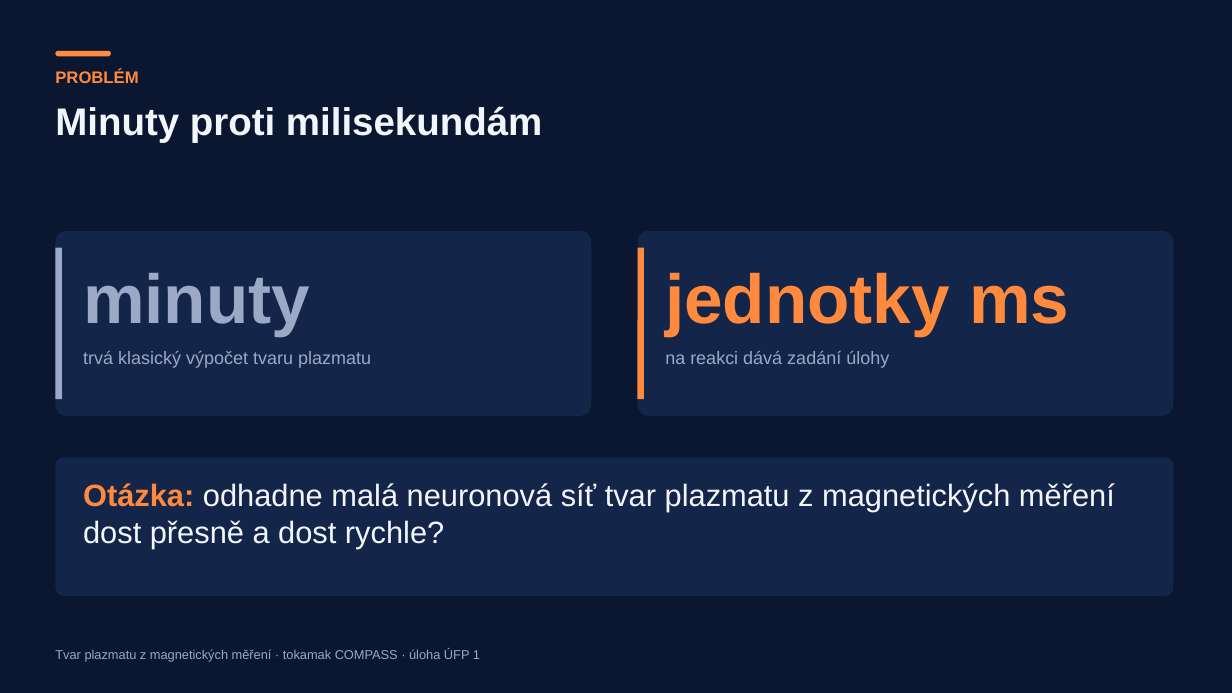
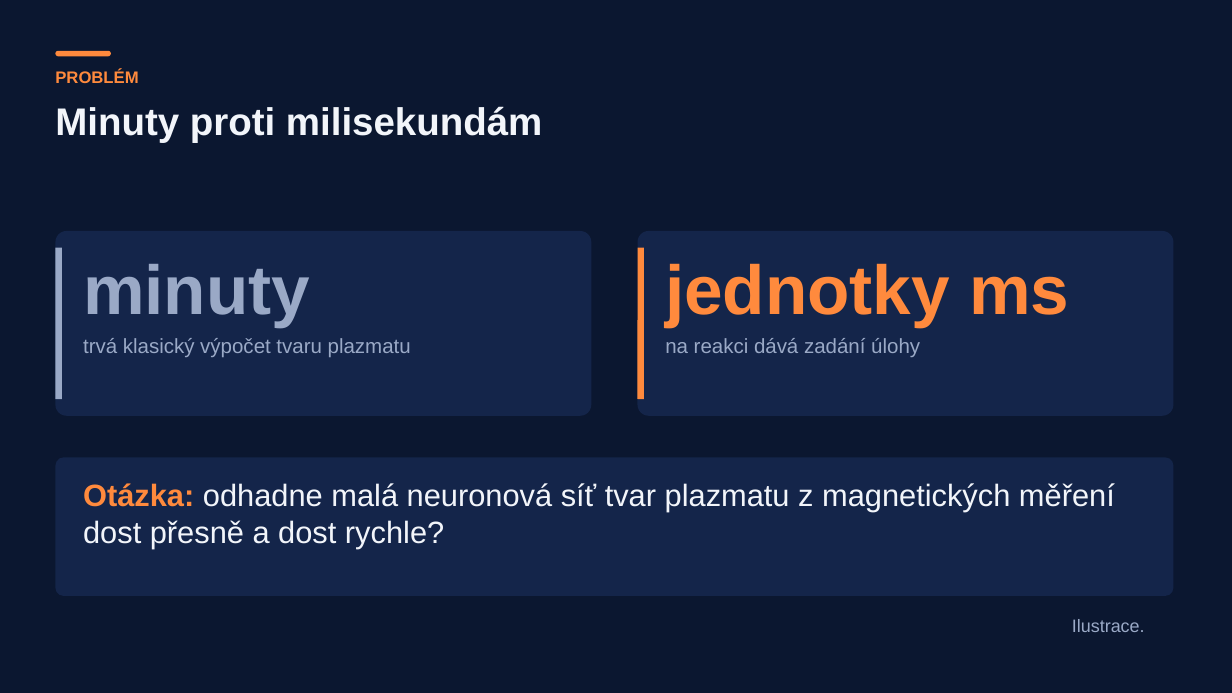
Before and after one commit to mschiller890/hackathon, a slide deck: slide 2 of presentation/deck/slides.pptx. Drawn at 1232x693 pixels with LibreOffice and Linux fonts; fonts in the diff are those of the drawing; background and template pictures are left out. Boxes give left, top, right and bottom in pixels: in the first picture for what was removed or moved away, otherwise in the second. Text is boxed around its words. In the diff, an @@ line names an element or a change of style, - is before the commit and + after.

```diff
--- a/presentation/deck/slides.pptx
+++ b/presentation/deck/slides.pptx
@@ text "minuty": place and size @@
-text "minuty" at (83,273,310,336)
+text "minuty" at (83,264,310,326)
@@ text "jednotky ms": place and size @@
-text "jednotky ms" at (665,272,1069,336)
+text "jednotky ms" at (665,263,1069,326)
@@ text "trvá klasický výpočet tvaru plazmatu" at (83,338,411,357): size 14 to 16 pt @@
@@ text "trvá klasický výpočet tvaru plazmatu": place and size @@
-text "trvá klasický výpočet tvaru plazmatu" at (83,351,371,368)
+text "trvá klasický výpočet tvaru plazmatu" at (83,338,411,357)
@@ text "na reakci dává zadání úlohy": place and size @@
-text "na reakci dává zadání úlohy" at (665,351,889,368)
+text "na reakci dává zadání úlohy" at (665,338,920,357)
@@ text "na reakci dává zadání úlohy" at (665,338,920,357): size 14 to 16 pt @@
@@ text added at (1072,619,1145,632), 14 pt, text #9AA9C6 @@
+Ilustrace.
@@ text removed at (55,649,480,662) @@
-Tvar plazmatu z magnetických měření · tokamak COMPASS · úloha ÚFP 1
```
Also in this commit, not shown: 13 other slides changed, 1 other file.
